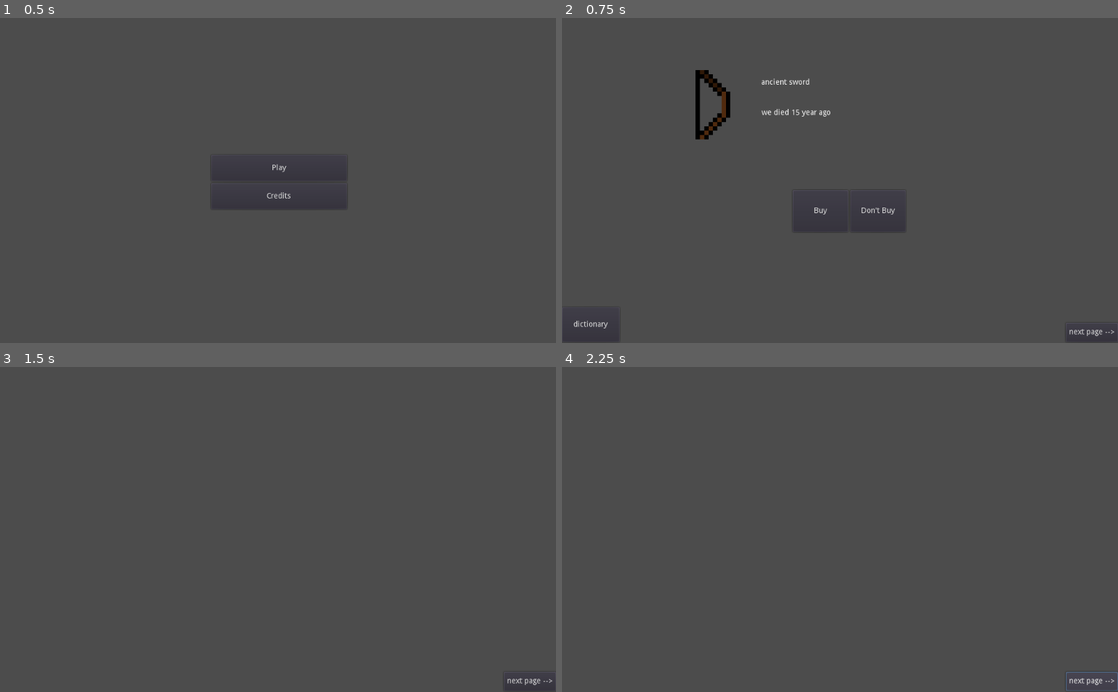
Above: before the commit, frames 1-4 (two rows, left to right).
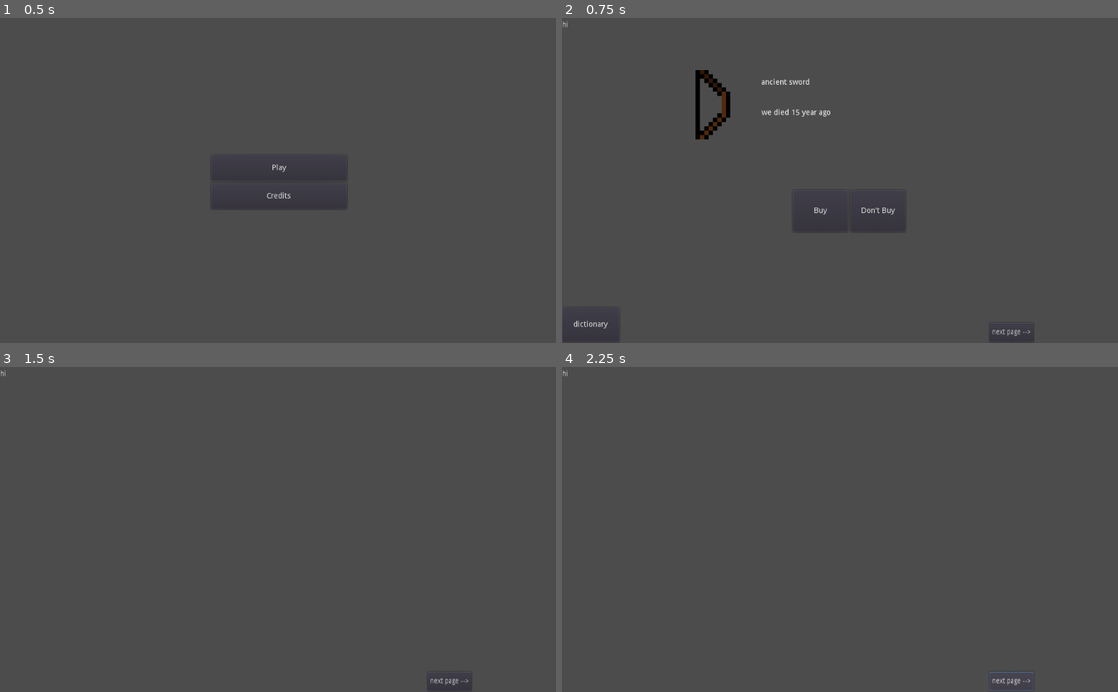
Above: after the commit, the same moments.

Repository: Birdoflames/BrackeysGameJam
Game: Godot game, scene res://Start_Scene.tscn
The game is run twice, just before and just after one commit, with the same random seed, the same clock (stepped at 60 frames per second) and the same inputs.
Inputs:
- Up to frame 1 (0.5 s): no input
- Up to frame 2 (0.75 s): click "Play" at 0.5 s
- Up to frame 3 (1.5 s): click "dictionary" at 1.25 s
- Up to frame 4 (2.25 s): click "next page -->" at 2 s

Frame 1 is identical in both runs. In frame 2, 0.1% of the frame differs, in the area x 0-100%, y 1-100%; in frame 3, 0.1%; in frame 4, 0.2%.

Commit message:
alot of bugs

Diff:
--- a/Bow.gd
+++ b/Bow.gd
@@ -1,14 +1,18 @@
 extends Sprite
 
+var years_ago = "15"
+
 func story():
-	var years_ago = "15"
+	years_ago = "15"
 	var story = "we died " + years_ago + " year ago"
-
-	var dictionary_story = "they died " + years_ago + " years_ago"
-
-	get_parent().get_node("GUI/Artifacts_book/ancient bow Label").text = dictionary_story
 
 	return story
 
 func _ready():
 	story()
+
+func dictionary_story():
+	var dictionary_story = "they died " + years_ago + " years_ago"
+
+	get_parent().get_node("Artifacts_book/ancient bow Label").text = dictionary_story
+	print(get_parent().get_node("Artifacts_book/ancient bow Label").get_text())
--- a/Dictonary.gd
+++ b/Dictonary.gd
@@ -1,18 +1,22 @@
 extends Node2D
 
-var time = 0
-var timer_on = false
+var dictionary_open = false
 
-func _proccess(delta):
-	print("hi")
+func _physics_process(delta):
+	get_node("ancient bow Label").show()
 
-onready var timer = get_node("ancient bow Label/Timer")
 
 func _on_dictionary_button_pressed():
 	get_tree().change_scene_to(load("res://Dictonary.tscn"))
+	var sprites = ["ancient sword", "ancient bow", "genie's oil lamp", "Mona Lisa's picture", "diamond ring", "diamond necklace", "cup", "axe", "vase", "lamp", "candlestick", "painting", "chandelier"]
+
+	for sprite in sprites:
+		get_parent().get_node("Bow").dictionary_story()
+
+
+
 #	timer.set_wait_time(2)
 #	timer.start()
 #	print(timer.get_time_left())
 
-func _on_Timer_timeout():
-	get_node("ancient bow Label").show()
+#func _on_Timer_timeout():
--- a/Dictonary.tscn
+++ b/Dictonary.tscn
@@ -1,22 +1,21 @@
-[gd_scene load_steps=2 format=2]
+[gd_scene load_steps=3 format=2]
 
 [ext_resource path="res://Dictonary.gd" type="Script" id=1]
+[ext_resource path="res://page 2.gd" type="Script" id=2]
 
 [node name="Artifacts_book" type="Node2D"]
+scale = Vector2( 0.848288, 1 )
 script = ExtResource( 1 )
 
 [node name="ancient bow Label" type="Label" parent="."]
-visible = false
 margin_left = 1.0
 margin_top = 6.0
 margin_right = 389.0
 margin_bottom = 154.0
-text = "this is supposed to be the story in the dictionary"
+text = "hi"
 __meta__ = {
 "_edit_use_anchors_": false
 }
-
-[node name="Timer" type="Timer" parent="ancient bow Label"]
 
 [node name="Button" type="Button" parent="."]
 margin_left = 928.0
@@ -29,6 +28,7 @@
 }
 
 [node name="page 2" type="Node2D" parent="."]
+script = ExtResource( 2 )
 
 [node name="Label" type="Label" parent="page 2"]
 margin_right = 40.0
@@ -44,4 +44,4 @@
 "_edit_use_anchors_": false
 }
 
-[connection signal="timeout" from="ancient bow Label/Timer" to="." method="_on_Timer_timeout"]
+[connection signal="pressed" from="Button" to="page 2" method="_on_Button_pressed"]
--- a/Game_Scene.gd
+++ b/Game_Scene.gd
@@ -12,9 +12,9 @@
 	rnd.randomize()
 	var chosen_one = sprites[rnd.randi_range(0, 12)]
 
-	var get_story = get_node("Bow").story()
+	var get_story = get_node("Node/Bow").story()
 
-	get_node("Bow").show()
+	get_node("Node/Bow").show()
 
 	get_node("name label").text = chosen_one
 
@@ -22,7 +22,7 @@
 	if chosen_story == 0:
 		item_story = get_story
 	else:
-		item_story = get_node("Bow").story()
+		item_story = get_node("Node/Bow").story()
 		get_node("item story").text = item_story
 
 
--- a/Game_Scene.tscn
+++ b/Game_Scene.tscn
@@ -1,8 +1,7 @@
-[gd_scene load_steps=7 format=2]
+[gd_scene load_steps=6 format=2]
 
 [ext_resource path="res://Dictonary.tscn" type="PackedScene" id=2]
 [ext_resource path="res://Inventory.gd" type="Script" id=3]
-[ext_resource path="res://buying.gd" type="Script" id=4]
 [ext_resource path="res://Bow.png" type="Texture" id=5]
 [ext_resource path="res://Bow.gd" type="Script" id=6]
 [ext_resource path="res://Game_Scene.gd" type="Script" id=7]
@@ -10,15 +9,7 @@
 [node name="Game_Scene" type="Node"]
 script = ExtResource( 7 )
 
-[node name="GUI" type="Control" parent="."]
-anchor_right = 1.0
-anchor_bottom = 1.0
-script = ExtResource( 4 )
-__meta__ = {
-"_edit_use_anchors_": false
-}
-
-[node name="dictionary button" type="Button" parent="GUI"]
+[node name="dictionary button" type="Button" parent="."]
 margin_top = 534.0
 margin_right = 106.0
 margin_bottom = 598.0
@@ -27,9 +18,7 @@
 "_edit_use_anchors_": false
 }
 
-[node name="Artifacts_book" parent="GUI" instance=ExtResource( 2 )]
-
-[node name="Inventory" type="Control" parent="GUI"]
+[node name="Inventory" type="Control" parent="."]
 margin_left = 261.0
 margin_top = 213.0
 margin_right = 301.0
@@ -78,12 +67,6 @@
 "_edit_use_anchors_": false
 }
 
-[node name="Bow" type="Sprite" parent="."]
-visible = false
-position = Vector2( 270, 160 )
-texture = ExtResource( 5 )
-script = ExtResource( 6 )
-
 [node name="item story" type="Label" parent="."]
 margin_left = 368.0
 margin_top = 168.0
@@ -94,5 +77,14 @@
 "_edit_use_anchors_": false
 }
 
-[connection signal="pressed" from="GUI/dictionary button" to="GUI/Artifacts_book" method="_on_dictionary_button_pressed"]
-[connection signal="pressed" from="Buy" to="GUI" method="_on_Buy_pressed"]
+[node name="Node" type="Node" parent="."]
+
+[node name="Bow" type="Sprite" parent="Node"]
+visible = false
+position = Vector2( 270, 160 )
+texture = ExtResource( 5 )
+script = ExtResource( 6 )
+
+[node name="Artifacts_book" parent="Node" instance=ExtResource( 2 )]
+
+[connection signal="pressed" from="dictionary button" to="Node/Artifacts_book" method="_on_dictionary_button_pressed"]
--- /dev/null
+++ b/page 2.gd
@@ -0,0 +1,8 @@
+extends Node2D
+
+
+
+
+
+func _on_Button_pressed():
+	get_node(".").show()
